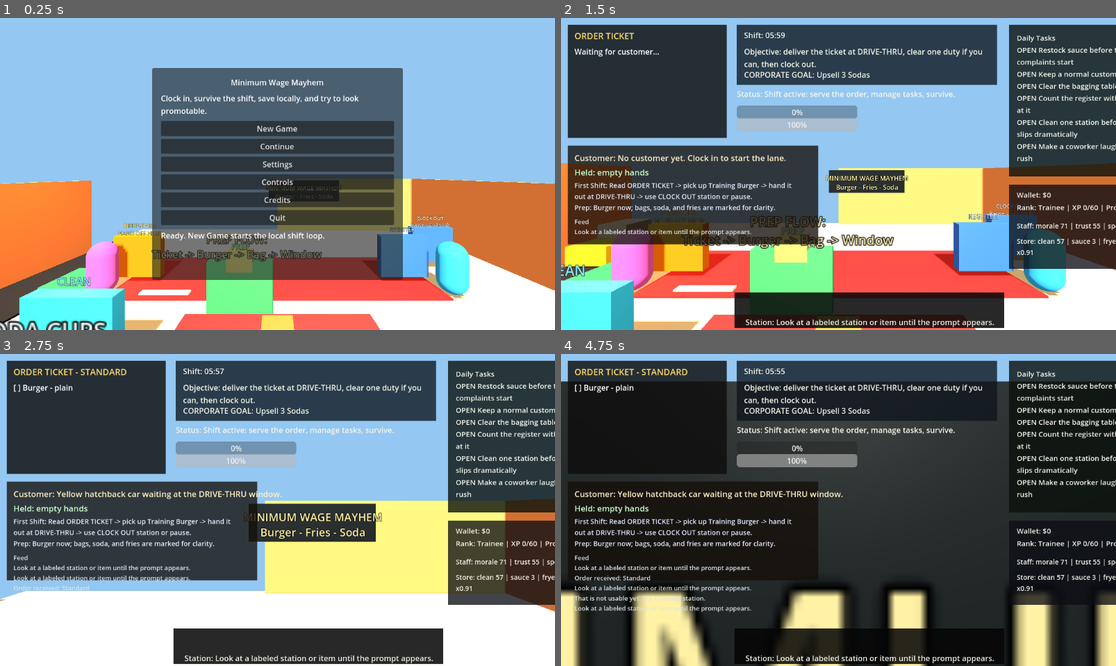
Above: before the commit, frames 1-4 (two rows, left to right).
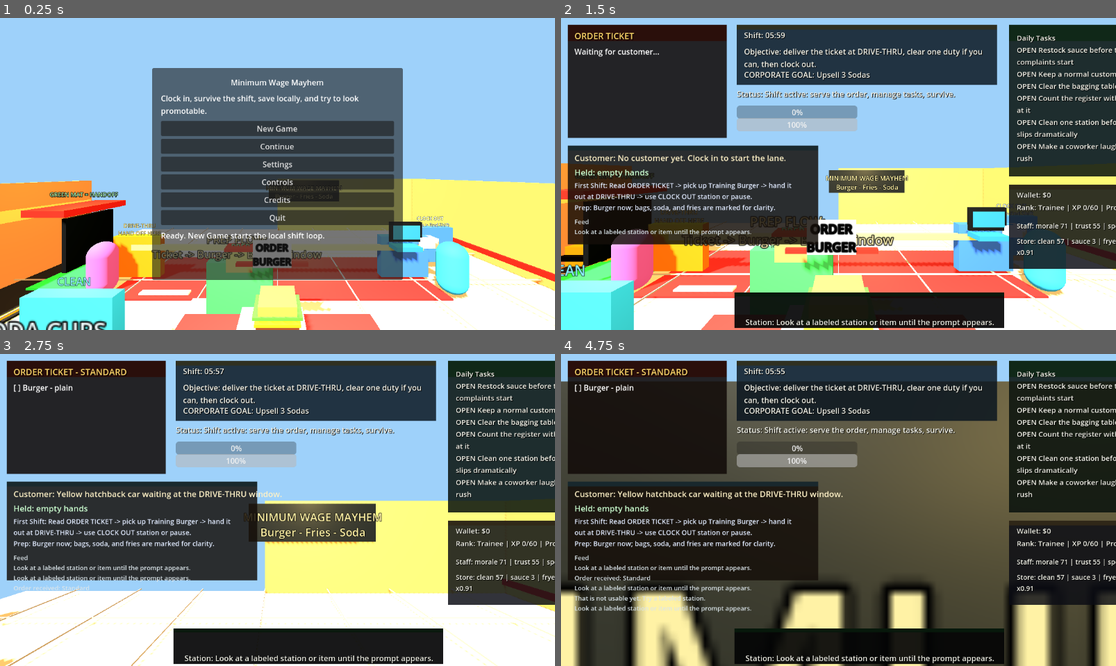
Above: after the commit, the same moments.

Repository: brogan101/minimum-wage-mayhem
Game: Godot game, scene res://scenes/world/Main.tscn
Two runs of this game, one before a commit and one after it. Both use one fixed random seed, a clock stepped at 60 frames per second and the inputs below.
Inputs (mouse positions are in pixels of both pictures, inside the frame that each line leads up to):
- Up to frame 1 (0.25 s): no input
- Up to frame 2 (1.5 s): click "New Game" at 0.5 s; tap Enter (confirm) at 1.25 s; move the mouse to (866, 174) at 1.27 s; hold W (move_forward) from 1.28 s (still down); tap E (interact) at 1.35 s; click (866, 174) at 1.42 s
- Up to frame 3 (2.75 s): keep holding W (move_forward); tap Space (jump) at 1.52, 2.27 s; move the mouse to (249, 510) at 2.02 s; tap Enter (confirm) at 2.1 s; tap E (interact) at 2.3 s
- Up to frame 4 (4.75 s): keep holding W (move_forward); move the mouse to (849, 503) at 2.77 s; tap E (interact) at 2.85, 3.8, 4.55 s; move the mouse to (832, 516) at 3.52 s; tap M (open_manager_clipboard) at 3.6 s; click (832, 516) at 3.67 s; tap Space (jump) at 3.77, 4.52 s; move the mouse to (877, 513) at 4.27 s; tap O (open_order_screen) at 4.35 s

The runs differ from the first frame. In frame 1, 17% of the frame differs, in the area x 0-100%, y 51-100%; in frame 2, 19%; in frame 3, 7.9%; in frame 4, 31%, in the area x 0-100%, y 2-100%.

Commit message:
Phase 21 cartoon restaurant art pass

Diff:
--- a/scripts/Main.gd
+++ b/scripts/Main.gd
@@ -369,6 +369,7 @@
 	_add_station_label("ClockOutStation", "CLOCK OUT\nEND SHIFT", Color(0.72, 1.0, 0.95))
 	_ensure_demo_light("KitchenSoftbox", Vector3(1.0, 4.2, 2.5), Color(1.0, 0.88, 0.68), 4.5)
 	_ensure_demo_light("DriveThruGlow", Vector3(-5.8, 3.4, -2.2), Color(1.0, 0.58, 0.18), 2.5)
+	_apply_phase21_cartoon_identity(dressing)
 
 func _set_world_environment():
 	var env_node = get_node_or_null("WorldEnvironment")
@@ -379,14 +380,107 @@
 		env = Environment.new()
 		env_node.environment = env
 	env.background_mode = 1
-	env.background_color = Color(0.58, 0.78, 0.95)
+	env.background_color = Color(0.62, 0.82, 0.98)
 	env.ambient_light_source = 2
-	env.ambient_light_color = Color(0.9, 0.82, 0.7)
-	env.ambient_light_energy = 0.85
+	env.ambient_light_color = Color(1.0, 0.86, 0.62)
+	env.ambient_light_energy = 1.08
 	var light = get_node_or_null("DirectionalLight3D")
 	if light:
-		light.light_energy = 1.15
+		light.light_energy = 1.45
 		light.shadow_enabled = true
+		light.rotation_degrees = Vector3(-48.0, -34.0, 0.0)
+
+func _apply_phase21_cartoon_identity(dressing: Node):
+	var cream = _mat("Phase21 cream wall stripe", Color(1.0, 0.86, 0.42), 0.75)
+	var red = _mat("Phase21 house red", Color(0.9, 0.12, 0.09), 0.65)
+	var blue = _mat("Phase21 ticket blue", Color(0.15, 0.48, 0.95), 0.62)
+	var yellow = _mat("Phase21 fry yellow", Color(1.0, 0.82, 0.12), 0.6)
+	var white = _mat("Phase21 paper white", Color(0.98, 0.96, 0.88), 0.72)
+	var black = _mat("Phase21 cartoon black", Color(0.03, 0.035, 0.04), 0.7)
+	var steel = _mat("Phase21 soft steel", Color(0.42, 0.46, 0.48), 0.48)
+	var glass = _mat("Phase21 soda glass", Color(0.65, 0.9, 1.0, 0.92), 0.35)
+	var bun = _mat("Phase21 bun", Color(0.93, 0.62, 0.25), 0.7)
+	var patty = _mat("Phase21 patty", Color(0.34, 0.16, 0.07), 0.8)
+	var lettuce = _mat("Phase21 lettuce", Color(0.28, 0.78, 0.2), 0.72)
+	var cheese = _mat("Phase21 cheese", Color(1.0, 0.78, 0.08), 0.68)
+	var asphalt = _mat("Phase21 asphalt", Color(0.09, 0.095, 0.1), 0.88)
+	var glowing_green = _mat("Phase21 handoff glow", Color(0.18, 1.0, 0.35), 0.5, Color(0.1, 0.95, 0.25, 1.0))
+
+	_add_floor_tiles(dressing, white, _mat("Phase21 tile grout", Color(0.78, 0.7, 0.58), 0.8))
+	_add_box(dressing, "Phase21WallStripeBack", Vector3(0.0, 2.15, 7.74), Vector3(15.6, 0.34, 0.08), cream, false)
+	_add_box(dressing, "Phase21WallStripeLeft", Vector3(-7.74, 2.15, 1.4), Vector3(0.08, 0.34, 11.6), cream, false)
+	_add_box(dressing, "Phase21BaseboardBack", Vector3(0.0, 0.48, 7.72), Vector3(15.7, 0.18, 0.1), red, false)
+	_add_box(dressing, "Phase21BaseboardRight", Vector3(7.72, 0.48, 0.0), Vector3(0.1, 0.18, 15.7), red, false)
+	_add_box(dressing, "Phase21CounterTrim", Vector3(0.0, 1.18, -2.1), Vector3(8.7, 0.16, 0.12), cream, false)
+	_add_box(dressing, "Phase21DriveThruWindowFrame", Vector3(-5.7, 1.45, -2.2), Vector3(0.12, 1.45, 1.55), black, false)
+	_add_box(dressing, "Phase21DriveThruAwning", Vector3(-5.95, 2.35, -2.2), Vector3(1.1, 0.18, 2.1), red, false)
+	_add_box(dressing, "Phase21DriveThruArrow", Vector3(-7.0, 0.23, -4.7), Vector3(1.15, 0.04, 0.18), cream, false)
+	_add_box(dressing, "Phase21DriveThruLaneBorderA", Vector3(-7.95, 0.22, -2.2), Vector3(0.09, 0.05, 6.6), yellow, false)
+	_add_box(dressing, "Phase21DriveThruLaneBorderB", Vector3(-6.05, 0.22, -2.2), Vector3(0.09, 0.05, 6.6), yellow, false)
+	_add_box(dressing, "Phase21HandoffTargetRing", Vector3(-5.78, 0.28, -2.2), Vector3(1.95, 0.05, 1.5), glowing_green, false)
+
+	_add_register_props(dressing, blue, black, white)
+	_add_grill_props(dressing, steel, black, red)
+	_add_fryer_props(dressing, steel, yellow, red)
+	_add_prep_props(dressing, white, red, yellow, glass)
+	_add_clockout_props(dressing, blue, white, red)
+	_add_food_readability_props(dressing, bun, patty, lettuce, cheese, white)
+	_add_label(dressing, "Phase21BrandWallSign", "MINIMUM WAGE MAYHEM\nOPEN UNTIL SOMEONE QUITS", Vector3(0.0, 3.05, 7.55), Color(1.0, 0.95, 0.55), 30)
+	_add_label(dressing, "Phase21WindowCue", "GREEN MAT = HANDOFF", Vector3(-5.9, 2.75, -2.2), Color(0.7, 1.0, 0.72), 18)
+	_ensure_demo_light("Phase21MenuGlow", Vector3(1.5, 3.2, -6.7), Color(1.0, 0.85, 0.45), 2.2)
+	_ensure_demo_light("Phase21PrepGlow", Vector3(-0.5, 3.6, 0.7), Color(0.7, 1.0, 0.78), 1.8)
+
+func _add_floor_tiles(dressing: Node, tile_mat: Material, grout_mat: Material):
+	for x in range(-3, 4):
+		_add_box(dressing, "Phase21FloorGroutX" + str(x), Vector3(float(x) * 2.0, 0.255, 0.0), Vector3(0.035, 0.025, 15.5), grout_mat, false)
+	for z in range(-3, 4):
+		_add_box(dressing, "Phase21FloorGroutZ" + str(z), Vector3(0.0, 0.256, float(z) * 2.0), Vector3(15.5, 0.025, 0.035), grout_mat, false)
+	_add_box(dressing, "Phase21PrepFloorPatch", Vector3(-0.8, 0.27, -0.4), Vector3(2.6, 0.035, 1.3), tile_mat, false)
+
+func _add_register_props(dressing: Node, blue: Material, black: Material, white: Material):
+	_add_box(dressing, "Phase21RegisterScreen", Vector3(3.8, 1.65, -2.05), Vector3(0.95, 0.58, 0.08), black, false)
+	_add_box(dressing, "Phase21RegisterGlow", Vector3(3.8, 1.65, -1.99), Vector3(0.78, 0.4, 0.035), blue, false)
+	_add_box(dressing, "Phase21ReceiptPrinter", Vector3(4.45, 1.35, -2.08), Vector3(0.48, 0.28, 0.34), white, false)
+	_add_box(dressing, "Phase21Keypad", Vector3(3.65, 1.28, -1.82), Vector3(0.7, 0.12, 0.44), blue, false)
+
+func _add_grill_props(dressing: Node, steel: Material, black: Material, red: Material):
+	_add_box(dressing, "Phase21GrillFlatTop", Vector3(1.8, 1.52, 3.48), Vector3(1.55, 0.12, 0.7), black, false)
+	for i in range(4):
+		_add_box(dressing, "Phase21GrillLine" + str(i), Vector3(1.26 + float(i) * 0.34, 1.6, 3.48), Vector3(0.05, 0.05, 0.62), steel, false)
+	_add_box(dressing, "Phase21GrillHeatKnobA", Vector3(1.35, 1.3, 3.12), Vector3(0.16, 0.16, 0.08), red, false)
+	_add_box(dressing, "Phase21GrillHeatKnobB", Vector3(1.72, 1.3, 3.12), Vector3(0.16, 0.16, 0.08), red, false)
+
+func _add_fryer_props(dressing: Node, steel: Material, yellow: Material, red: Material):
+	_add_box(dressing, "Phase21FryerVat", Vector3(3.8, 1.45, 2.55), Vector3(1.05, 0.36, 0.62), steel, false)
+	_add_box(dressing, "Phase21FryerOil", Vector3(3.8, 1.67, 2.55), Vector3(0.84, 0.05, 0.48), yellow, false)
+	_add_box(dressing, "Phase21FryerBasketHandle", Vector3(3.8, 1.86, 2.18), Vector3(0.62, 0.07, 0.08), red, false)
+	for i in range(5):
+		_add_box(dressing, "Phase21FryStick" + str(i), Vector3(3.52 + float(i) * 0.13, 1.82, 2.42), Vector3(0.05, 0.34, 0.05), yellow, false)
+
+func _add_prep_props(dressing: Node, white: Material, red: Material, yellow: Material, glass: Material):
+	_add_box(dressing, "Phase21TicketRail", Vector3(-0.1, 1.68, 0.18), Vector3(1.35, 0.07, 0.08), red, false)
+	_add_box(dressing, "Phase21OrderTicketCard", Vector3(-0.1, 1.88, 0.2), Vector3(0.72, 0.5, 0.04), white, false)
+	_add_label(dressing, "Phase21OrderTicketText", "ORDER\nBURGER", Vector3(-0.1, 1.88, 0.23), Color(0.05, 0.05, 0.05), 18)
+	_add_box(dressing, "Phase21BagMouth", Vector3(-0.8, 1.78, -0.4), Vector3(0.62, 0.06, 0.36), red, false)
+	_add_box(dressing, "Phase21SodaCupA", Vector3(-1.95, 1.78, 2.45), Vector3(0.28, 0.44, 0.28), glass, false)
+	_add_box(dressing, "Phase21SodaCupB", Vector3(-1.65, 1.78, 2.45), Vector3(0.28, 0.44, 0.28), glass, false)
+	_add_box(dressing, "Phase21SodaStripeA", Vector3(-1.95, 1.82, 2.27), Vector3(0.28, 0.07, 0.035), red, false)
+	_add_box(dressing, "Phase21FryCartonLip", Vector3(3.8, 1.86, 2.45), Vector3(0.62, 0.08, 0.36), red, false)
+	_add_box(dressing, "Phase21PrepCuttingBoard", Vector3(-0.08, 1.31, 1.2), Vector3(0.92, 0.06, 0.62), white, false)
+
+func _add_clockout_props(dressing: Node, blue: Material, white: Material, red: Material):
+	_add_box(dressing, "Phase21ClockFace", Vector3(6.25, 1.62, 3.72), Vector3(0.52, 0.42, 0.05), white, false)
+	_add_label(dressing, "Phase21ClockText", "DONE?", Vector3(6.25, 1.62, 3.77), Color(0.1, 0.12, 0.14), 16)
+	_add_box(dressing, "Phase21ClockButton", Vector3(6.25, 1.18, 3.68), Vector3(0.36, 0.16, 0.12), red, false)
+	_add_box(dressing, "Phase21ClockBaseStripe", Vector3(6.25, 0.56, 3.67), Vector3(1.05, 0.12, 0.12), blue, false)
+
+func _add_food_readability_props(dressing: Node, bun: Material, patty: Material, lettuce: Material, cheese: Material, paper: Material):
+	_add_box(dressing, "Phase21BurgerPaper", Vector3(0.0, 1.34, 1.2), Vector3(0.68, 0.04, 0.68), paper, false)
+	_add_box(dressing, "Phase21BurgerPatty", Vector3(0.0, 1.42, 1.2), Vector3(0.54, 0.08, 0.54), patty, false)
+	_add_box(dressing, "Phase21BurgerCheese", Vector3(0.0, 1.49, 1.2), Vector3(0.58, 0.035, 0.58), cheese, false)
+	_add_box(dressing, "Phase21BurgerLettuce", Vector3(0.0, 1.55, 1.2), Vector3(0.64, 0.035, 0.5), lettuce, false)
+	_add_box(dressing, "Phase21BurgerBunTop", Vector3(0.0, 1.64, 1.2), Vector3(0.5, 0.12, 0.5), bun, false)
+	_add_box(dressing, "Phase21RawPattyReadable", Vector3(2.8, 1.34, 3.6), Vector3(0.54, 0.08, 0.54), patty, false)
 
 func _mat(resource_name: String, color: Color, roughness: float = 0.75, emission: Color = Color(0, 0, 0, 0)) -> StandardMaterial3D:
 	var mat = StandardMaterial3D.new()
@@ -404,8 +498,9 @@
 	if not node:
 		return
 	for child in node.get_children():
-		if child is MeshInstance3D and child.mesh and child.mesh.get_surface_count() > 0:
-			child.set_surface_override_material(0, mat)
+		var mesh_instance = child as MeshInstance3D
+		if mesh_instance and mesh_instance.mesh != null and mesh_instance.mesh.get_surface_count() > 0:
+			mesh_instance.set_surface_override_material(0, mat)
 
 func _add_box(parent: Node, node_name: String, pos: Vector3, size: Vector3, mat: Material, collision: bool):
 	if parent.get_node_or_null(node_name):
@@ -429,6 +524,32 @@
 		container.add_child(collision_shape)
 	return container
 
+func _add_cylinder(parent: Node, node_name: String, pos: Vector3, radius: float, height: float, mat: Material, collision: bool):
+	if parent.get_node_or_null(node_name):
+		return parent.get_node_or_null(node_name)
+	var container = StaticBody3D.new() if collision else Node3D.new()
+	container.name = node_name
+	container.position = pos
+	parent.add_child(container)
+	var mesh_instance = MeshInstance3D.new()
+	mesh_instance.name = node_name + "Mesh"
+	var cylinder = CylinderMesh.new()
+	cylinder.top_radius = radius
+	cylinder.bottom_radius = radius
+	cylinder.height = height
+	cylinder.radial_segments = 16
+	mesh_instance.mesh = cylinder
+	mesh_instance.set_surface_override_material(0, mat)
+	container.add_child(mesh_instance)
+	if collision:
+		var collision_shape = CollisionShape3D.new()
+		var shape = CylinderShape3D.new()
+		shape.radius = radius
+		shape.height = height
+		collision_shape.shape = shape
+		container.add_child(collision_shape)
+	return container
+
 func _add_station_label(node_name: String, text: String, color: Color):
 	var node = find_child(node_name, true, false)
 	if not node or node.get_node_or_null("Phase17Sign"):
--- a/scripts/customers/CustomerCar.gd
+++ b/scripts/customers/CustomerCar.gd
@@ -14,6 +14,7 @@
 	freeze = true
 	global_position = start_position
 	_apply_customer_variant()
+	_apply_phase21_cartoon_details()
 	var order_manager = _autoload("OrderManager")
 	if order_manager and order_manager.has_signal("order_fulfilled"):
 		order_manager.order_fulfilled.connect(_on_order_fulfilled)
@@ -73,5 +74,55 @@
 		if body:
 			body.visible = str(variant["node"]) == str(selected["node"])
 
+func _apply_phase21_cartoon_details():
+	var black = _mat("Car cartoon black", Color(0.03, 0.03, 0.035), 0.72)
+	var glass = _mat("Car blue glass", Color(0.55, 0.82, 1.0), 0.38)
+	var cream = _mat("Car headlight cream", Color(1.0, 0.92, 0.58), 0.45, Color(1.0, 0.85, 0.35, 1.0))
+	var red = _mat("Car tail light red", Color(1.0, 0.08, 0.04), 0.55)
+	var paper = _mat("Car order bubble paper", Color(1.0, 0.95, 0.8), 0.7)
+	_add_detail_box("Phase21Windshield", Vector3(0.0, 0.72, -0.48), Vector3(0.95, 0.25, 0.06), glass)
+	_add_detail_box("Phase21RearWindow", Vector3(0.0, 0.7, 0.27), Vector3(0.82, 0.22, 0.06), glass)
+	_add_detail_box("Phase21FrontBumper", Vector3(0.0, -0.02, -1.14), Vector3(1.7, 0.14, 0.12), black)
+	_add_detail_box("Phase21RearBumper", Vector3(0.0, -0.02, 1.14), Vector3(1.7, 0.14, 0.12), black)
+	_add_detail_box("Phase21HeadlightL", Vector3(-0.48, 0.06, -1.22), Vector3(0.28, 0.14, 0.04), cream)
+	_add_detail_box("Phase21HeadlightR", Vector3(0.48, 0.06, -1.22), Vector3(0.28, 0.14, 0.04), cream)
+	_add_detail_box("Phase21TailLightL", Vector3(-0.5, 0.04, 1.22), Vector3(0.24, 0.12, 0.04), red)
+	_add_detail_box("Phase21TailLightR", Vector3(0.5, 0.04, 1.22), Vector3(0.24, 0.12, 0.04), red)
+	_add_detail_box("Phase21OrderBubbleCard", Vector3(0.0, 1.2, -0.55), Vector3(1.1, 0.55, 0.04), paper)
+	if not get_node_or_null("Phase21OrderBubbleText"):
+		var label = Label3D.new()
+		label.name = "Phase21OrderBubbleText"
+		label.text = "1 BURGER\nPLEASE"
+		label.position = Vector3(0.0, 1.2, -0.5)
+		label.font_size = 22
+		label.pixel_size = 0.008
+		label.modulate = Color(0.06, 0.05, 0.04)
+		label.outline_size = 2
+		label.outline_modulate = Color(1.0, 0.94, 0.76)
+		add_child(label)
+
+func _add_detail_box(node_name: String, pos: Vector3, size: Vector3, mat: Material):
+	if get_node_or_null(node_name):
+		return
+	var mesh_instance = MeshInstance3D.new()
+	mesh_instance.name = node_name
+	mesh_instance.position = pos
+	var box = BoxMesh.new()
+	box.size = size
+	mesh_instance.mesh = box
+	mesh_instance.set_surface_override_material(0, mat)
+	add_child(mesh_instance)
+
+func _mat(resource_name: String, color: Color, roughness: float = 0.75, emission: Color = Color(0, 0, 0, 0)) -> StandardMaterial3D:
+	var mat = StandardMaterial3D.new()
+	mat.resource_name = resource_name
+	mat.albedo_color = color
+	mat.roughness = roughness
+	if emission.a > 0.0:
+		mat.emission_enabled = true
+		mat.emission = emission
+		mat.emission_energy_multiplier = 0.2
+	return mat
+
 func _autoload(name: String) -> Node:
 	return get_tree().root.get_node_or_null(name)
--- a/scripts/ui/GameHUD.gd
+++ b/scripts/ui/GameHUD.gd
@@ -203,13 +203,22 @@
 	var control = get_node_or_null("Control")
 	if not control:
 		return
-	_add_panel(control, "OrderPanel", Vector2(14, 14), Vector2(330, 235), Color(0.05, 0.05, 0.045, 0.82))
-	_add_panel(control, "ObjectivePanel", Vector2(365, 14), Vector2(540, 125), Color(0.05, 0.08, 0.11, 0.78))
-	_add_panel(control, "StatusPanel", Vector2(14, 265), Vector2(520, 205), Color(0.08, 0.055, 0.035, 0.78))
-	_add_panel(control, "TaskPanel", Vector2(930, 14), Vector2(335, 315), Color(0.04, 0.07, 0.05, 0.8))
-	_add_panel(control, "CareerPanel", Vector2(930, 346), Vector2(335, 175), Color(0.05, 0.055, 0.08, 0.78))
-	_add_panel(control, "PromptPanel", Vector2(360, 570), Vector2(560, 74), Color(0.02, 0.02, 0.02, 0.86))
+	_add_panel(control, "OrderPanel", Vector2(14, 14), Vector2(330, 235), Color(0.07, 0.045, 0.035, 0.88))
+	_add_panel(control, "OrderPanelHeader", Vector2(14, 14), Vector2(330, 34), Color(0.88, 0.12, 0.08, 0.95))
+	_add_panel(control, "ObjectivePanel", Vector2(365, 14), Vector2(540, 125), Color(0.035, 0.08, 0.12, 0.84))
+	_add_panel(control, "ObjectivePanelHeader", Vector2(365, 14), Vector2(540, 10), Color(1.0, 0.76, 0.14, 0.95))
+	_add_panel(control, "StatusPanel", Vector2(14, 265), Vector2(520, 205), Color(0.08, 0.055, 0.035, 0.84))
+	_add_panel(control, "StatusPanelHeader", Vector2(14, 265), Vector2(520, 10), Color(0.18, 0.72, 0.95, 0.95))
+	_add_panel(control, "TaskPanel", Vector2(930, 14), Vector2(335, 315), Color(0.035, 0.07, 0.05, 0.86))
+	_add_panel(control, "TaskPanelHeader", Vector2(930, 14), Vector2(335, 34), Color(0.22, 0.68, 0.34, 0.95))
+	_add_panel(control, "CareerPanel", Vector2(930, 346), Vector2(335, 175), Color(0.045, 0.05, 0.08, 0.84))
+	_add_panel(control, "CareerPanelHeader", Vector2(930, 346), Vector2(335, 10), Color(0.95, 0.72, 0.18, 0.95))
+	_add_panel(control, "PromptPanel", Vector2(360, 570), Vector2(560, 74), Color(0.015, 0.018, 0.02, 0.92))
+	_add_panel(control, "PromptPanelAccent", Vector2(360, 570), Vector2(560, 8), Color(0.18, 1.0, 0.35, 0.95))
 	order_title_label = _ensure_label(control, "OrderTitleLabel", Vector2(28, 24), Vector2(300, 28), "ORDER TICKET", 18, Color(1.0, 0.86, 0.42))
+	order_title_label.add_theme_color_override("font_shadow_color", Color(0.08, 0.02, 0.01, 1.0))
+	order_title_label.add_theme_constant_override("shadow_offset_x", 2)
+	order_title_label.add_theme_constant_override("shadow_offset_y", 2)
 	order_list.position = Vector2(28, 58)
 	order_list.size = Vector2(292, 165)
 	shift_timer_label.position = Vector2(380, 24)
@@ -259,6 +268,9 @@
 	for label in [cash_label, rank_label, current_mandate, shift_timer_label, objective_label, boot_status_label, interaction_prompt_label, station_feedback_label, staff_status_label, store_ops_status_label, daily_tasks_label]:
 		if label:
 			label.add_theme_color_override("font_color", Color(0.96, 0.96, 0.92))
+			label.add_theme_color_override("font_shadow_color", Color(0.02, 0.02, 0.02, 1.0))
+			label.add_theme_constant_override("shadow_offset_x", 1)
+			label.add_theme_constant_override("shadow_offset_y", 1)
 
 func _add_panel(parent: Control, panel_name: String, pos: Vector2, size: Vector2, color: Color):
 	if parent.get_node_or_null(panel_name):
--- /dev/null
+++ b/tools/phase21_art_direction_check.gd
@@ -0,0 +1,97 @@
+extends SceneTree
+
+func _initialize():
+	call_deferred("_run_check")
+
+func _run_check():
+	var main_scene = load("res://scenes/world/Main.tscn")
+	_assert(main_scene != null, "Main scene loads")
+	var main = main_scene.instantiate()
+	root.add_child(main)
+	await process_frame
+	await process_frame
+	main.start_new_game()
+	await process_frame
+	await create_timer(0.5).timeout
+
+	var dressing = root.find_child("Phase17DemoDressing", true, false)
+	var hud = root.find_child("GameHUD", true, false)
+	var car = root.find_child("CustomerCar", true, false)
+	_assert(dressing != null, "Cartoon dressing root exists")
+	_assert(hud != null, "HUD exists")
+	_assert(car != null, "CustomerCar spawns")
+
+	for prop_name in [
+		"Phase21WallStripeBack",
+		"Phase21BaseboardBack",
+		"Phase21FloorGroutX0",
+		"Phase21FloorGroutZ0",
+		"Phase21DriveThruWindowFrame",
+		"Phase21DriveThruAwning",
+		"Phase21DriveThruLaneBorderA",
+		"Phase21HandoffTargetRing",
+		"Phase21RegisterScreen",
+		"Phase21RegisterGlow",
+		"Phase21GrillFlatTop",
+		"Phase21GrillLine0",
+		"Phase21FryerVat",
+		"Phase21FryStick0",
+		"Phase21TicketRail",
+		"Phase21OrderTicketCard",
+		"Phase21SodaCupA",
+		"Phase21FryCartonLip",
+		"Phase21ClockFace",
+		"Phase21BrandWallSign",
+		"Phase21WindowCue",
+	]:
+		_assert(dressing.get_node_or_null(prop_name) != null, "Phase 21 prop exists: " + prop_name)
+
+	for old_prop in [
+		"BaggingPaperBags",
+		"FriesReadyBin",
+		"SodaCupStack",
+		"PrepFlowArrowTicket",
+		"PrepFlowArrowWindow",
+	]:
+		_assert(dressing.get_node_or_null(old_prop) != null, "Phase 19 prep affordance preserved: " + old_prop)
+
+	for car_prop in [
+		"Phase21Windshield",
+		"Phase21FrontBumper",
+		"Phase21HeadlightL",
+		"Phase21OrderBubbleCard",
+		"Phase21OrderBubbleText",
+	]:
+		_assert(car.get_node_or_null(car_prop) != null, "CustomerCar cartoon detail exists: " + car_prop)
+
+	for panel_name in [
+		"OrderPanelHeader",
+		"ObjectivePanelHeader",
+		"TaskPanelHeader",
+		"PromptPanelAccent",
+	]:
+		_assert(hud.get_node_or_null("Control/" + panel_name) != null, "HUD game-style panel exists: " + panel_name)
+
+	var burger = root.find_child("TrainingBurger", true, false)
+	_assert(burger != null and dressing.get_node_or_null("Phase21BurgerBunTop") != null, "Training burger station has readable layered prop")
+
+	var player = root.find_child("Player", true, false)
+	var drive_thru = root.find_child("DriveThruStation", true, false)
+	var order_manager = root.get_node_or_null("OrderManager")
+	_assert(player != null and drive_thru != null and order_manager != null, "Full-shift actors still exist")
+	var interaction = player.get_node_or_null("InteractionHandler")
+	_assert(interaction != null, "Player interaction handler exists")
+	if order_manager.current_order.is_empty():
+		order_manager.generate_new_order()
+	_assert(not order_manager.current_order.is_empty(), "Art pass preserves active customer order flow")
+
+	print("[PASS] Phase 21 art direction runtime check passed")
+	await process_frame
+	quit(0)
+
+func _assert(condition: bool, message: String):
+	if condition:
+		print("[PASS] " + message)
+	else:
+		push_error("[FAIL] " + message)
+		quit(1)
--- /dev/null
+++ b/tools/phase21_rendered_screenshot.gd
@@ -0,0 +1,48 @@
+extends SceneTree
+
+const SCREENSHOT_PATH := "res://artifacts/phase21_art_direction_demo.png"
+
+func _initialize():
+	call_deferred("_run")
+
+func _run():
+	DisplayServer.window_set_size(Vector2i(1280, 720))
+	var main_scene = load("res://scenes/world/Main.tscn")
+	if not main_scene:
+		push_error("[FAIL] Main scene did not load")
+		quit(1)
+		return
+	var main = main_scene.instantiate()
+	root.add_child(main)
+	await process_frame
+	await process_frame
+	main.start_new_game()
+	await create_timer(2.4).timeout
+	_add_overview_camera()
+	await process_frame
+	await RenderingServer.frame_post_draw
+	var dir = DirAccess.open("res://")
+	if dir and not dir.dir_exists("artifacts"):
+		dir.make_dir("artifacts")
+	var image = root.get_texture().get_image()
+	if not image or image.get_width() <= 0 or image.get_height() <= 0:
+		push_error("[FAIL] Renderer did not produce an image")
+		quit(1)
+		return
+	var err = image.save_png(SCREENSHOT_PATH)
+	if err != OK:
+		push_error("[FAIL] Could not save screenshot: " + str(err))
+		quit(1)
+		return
+	print("[PASS] Phase 21 rendered screenshot saved: " + SCREENSHOT_PATH)
+	main.queue_free()
+	await process_frame
+	quit(0)
+
+func _add_overview_camera():
+	var camera = Camera3D.new()
+	camera.name = "Phase21OverviewCamera"
+	camera.fov = 57.0
+	root.add_child(camera)
+	camera.look_at_from_position(Vector3(6.6, 6.2, 8.2), Vector3(-0.4, 1.0, -0.2), Vector3.UP)
+	camera.current = true
Not shown, changed: ASSET_ATTRIBUTION.md
Not shown, changed: FILE_INCLUSION_MANIFEST.md
Not shown, changed: IMPLEMENTATION_STATUS.md
Not shown, changed: KNOWN_ISSUES.md
Not shown, added: PHASE_21_ART_TEXTURE_PROP_PASS_REPORT.md
Not shown, changed: PHASE_LOG.md
Not shown, changed: SOLO_SHIFT_ACCEPTANCE_TEST.md
Not shown, changed: VALIDATION_REPORT.md
